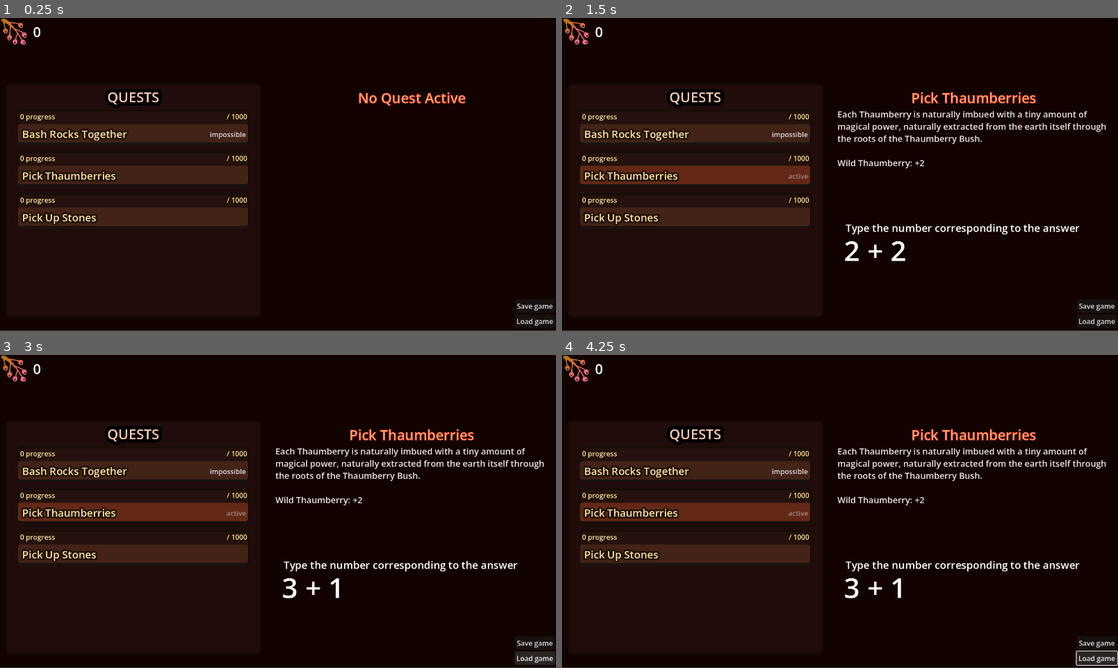
Above: before the commit, frames 1-4 (two rows, left to right).
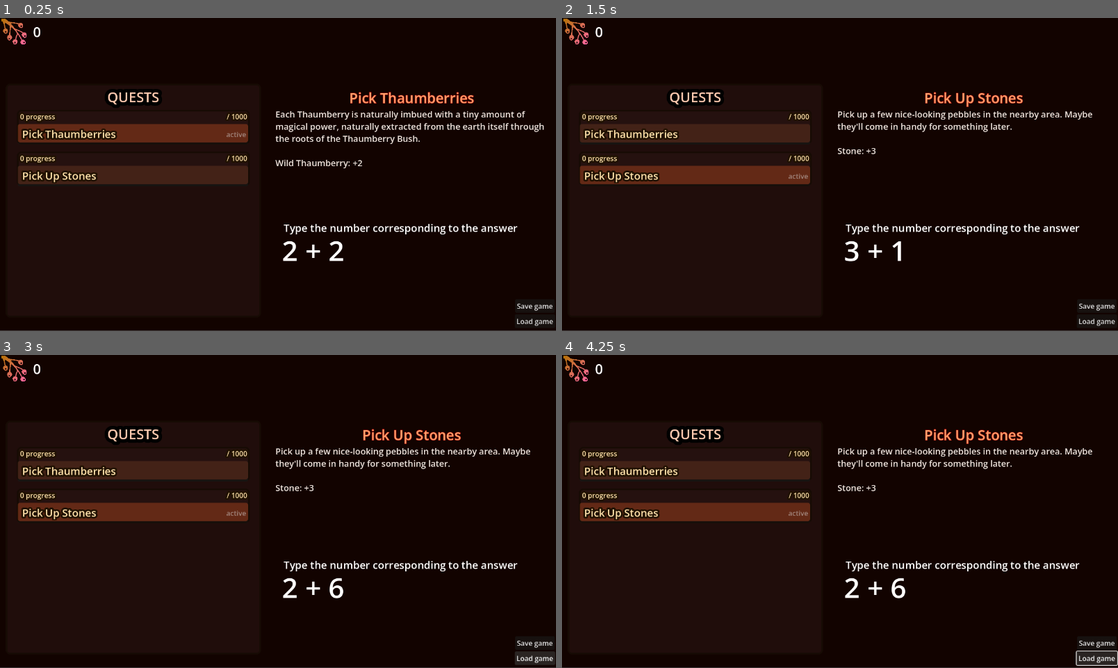
Above: after the commit, the same moments.

Repository: mark-chimes/mathcraft
Game: Godot game, scene res://main.tscn
Same seed, same stepped clock (60 frames per second), same inputs: the game is played once before the commit and once after it.
Inputs (mouse positions are in pixels of both pictures, inside the frame that each line leads up to; where the layout moved, square brackets give the same spot in the first picture):
- Up to frame 1 (0.25 s): no input
- Up to frame 2 (1.5 s): click (695, 174) [695, 133] at 0.5 s; click (695, 174) at 1.27 s
- Up to frame 3 (3 s): click "Save game" at 2 s; click "Load game" at 2.75 s
- Up to frame 4 (4.25 s): hold Right (right) from 3.53 s (still down)

The runs differ from the first frame. In frame 1, 7.2% of the frame differs, in the area x 3-98%, y 23-78%; in frame 2, 5.3%; in frame 3, 5.3%; in frame 4, 5.3%.

Commit message:
New quest unlock requiremnts

Diff:
--- a/quest/quest_definitions/bash_rocks.tres
+++ b/quest/quest_definitions/bash_rocks.tres
@@ -5,6 +5,14 @@
 [ext_resource type="Resource" uid="uid://bs5xtd71n0o1n" path="res://qna/generators/comparison_generator.tres" id="3_30shw"]
 [ext_resource type="Resource" uid="uid://beppkl2qcqjw0" path="res://stock/item/dust.tres" id="3_83km6"]
 [ext_resource type="Script" uid="uid://bat5xbmp1mw6y" path="res://quest/quest_details.gd" id="4_vpb1y"]
+[ext_resource type="Script" uid="uid://ca0nf5otmwtgb" path="res://quest/quest_unlock_requirements.gd" id="6_xd6s5"]
+
+[sub_resource type="Resource" id="Resource_vpb1y"]
+script = ExtResource("6_xd6s5")
+required_resources = Dictionary[StringName, int]({
+&"stone": 4
+})
+metadata/_custom_type_script = "uid://ca0nf5otmwtgb"
 
 [resource]
 script = ExtResource("4_vpb1y")
@@ -16,4 +24,5 @@
 ExtResource("2_83km6"): -2,
 ExtResource("3_83km6"): 20
 })
+unlock_requirements = SubResource("Resource_vpb1y")
 metadata/_custom_type_script = "uid://bat5xbmp1mw6y"
--- a/quest/quest_unlock_requirements.gd
+++ b/quest/quest_unlock_requirements.gd
@@ -2,9 +2,9 @@
 class_name QuestUnlockRequirements
 
 @export var completed_quests : Array[StringName] = [] #quest IDs
-@export var required_resources: Array[StringName] = [] #item IDs
-# TODO Required resources
+@export var required_resources: Dictionary[StringName, int] = {} #item IDs -> qty
 
 func is_unlocked(stock_control: StockControl, quest_manager: QuestManager) -> bool:
-	#TODO Stock control required resources
-	return quest_manager.are_quests_completed(completed_quests)
+	var are_quests_complete = quest_manager.are_quests_completed(completed_quests)
+	var has_required_resources = stock_control.has_required_resources(required_resources)
+	return are_quests_complete and has_required_resources
--- a/quest/unlock_requirements/juice_unlock.tres
+++ b/quest/unlock_requirements/juice_unlock.tres
@@ -5,4 +5,7 @@
 [resource]
 script = ExtResource("2_x3upb")
 completed_quests = Array[StringName]([&"berry_quest"])
+required_resources = Dictionary[StringName, int]({
+&"thaumberry": 3
+})
 metadata/_custom_type_script = "uid://ca0nf5otmwtgb"
--- a/stock/stock_control.gd
+++ b/stock/stock_control.gd
@@ -31,6 +31,19 @@
 	stock_display.spawn_item_effect(item, qty)
 
 	stock_update.emit(item, new_qty)
+
+func has_required_resources(required_resources: Dictionary[StringName, int]) -> bool:
+	for req_id in required_resources:
+		var inventory_knows_item = false
+		for item in inventory:
+			if item.id != req_id:
+				continue
+			inventory_knows_item = true
+			if inventory[item] < required_resources[req_id]:
+				return false
+		if not inventory_knows_item:
+			return false
+	return true
 
 func get_qty_for(item):
 	return inventory.get(item, 0)
